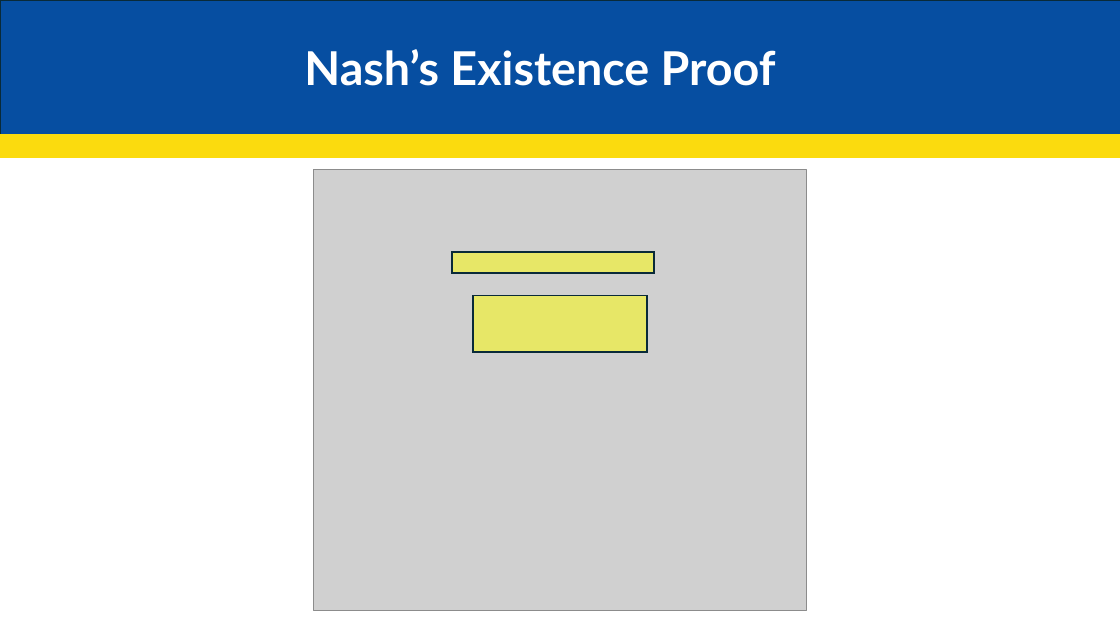
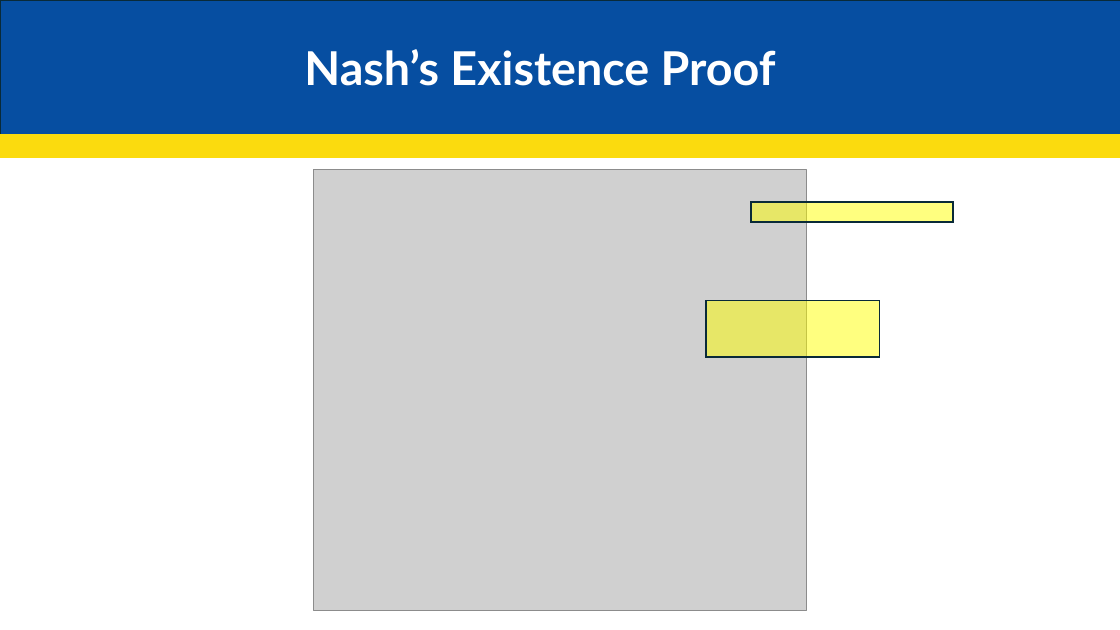
Before and after one commit to JakeCisc210/Candidacy, a slide deck: slide 27 of Reading Course/Presentations/More Game Theory.pptx. Drawn at 1120x630 pixels with LibreOffice and Linux fonts; fonts in the diff are those of the drawing; grey boxes stand for pictures. Boxes give left, top, right and bottom in pixels: in the first picture for what was removed or moved away, otherwise in the second. Text is boxed around its words. In the diff, an @@ line names an element or a change of style, - is before the commit and + after.

```diff
--- a/Reading Course/Presentations/More Game Theory.pptx
+++ b/Reading Course/Presentations/More Game Theory.pptx
@@ rectangle moved from (x1=452, y1=252, x2=654, y2=272) to (x1=751, y1=202, x2=953, y2=222) @@
@@ rectangle moved from (x1=473, y1=296, x2=646, y2=353) to (x1=707, y1=301, x2=880, y2=358) @@
```
Also in this commit, not shown: 3 other files.
